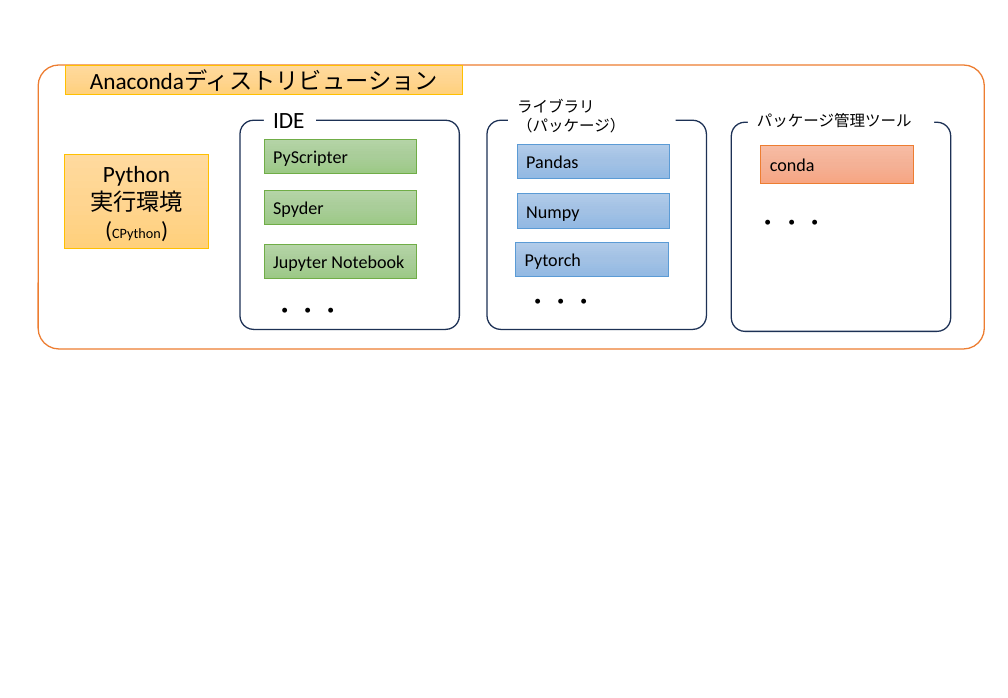
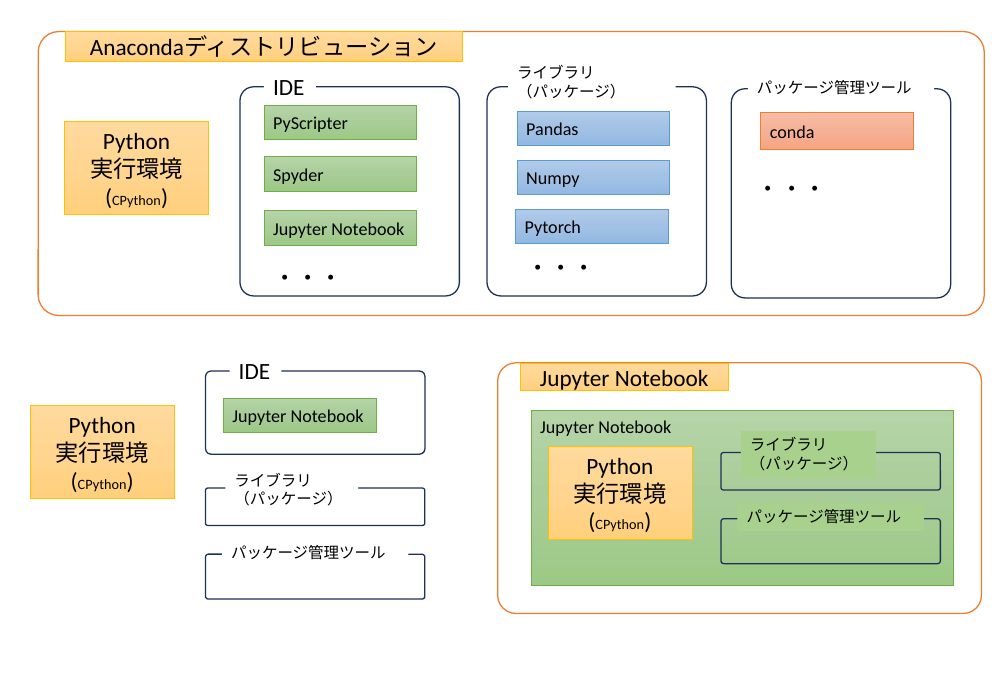
Before and after one commit to hoshimado/Qiita-notes, a slide deck: slide 4 of qiita-python-anaconda-jupyternotebook/resource/python-dev.pptx. Drawn at 1008x698 pixels with LibreOffice and Linux fonts; fonts in the diff are those of the drawing. Boxes give left, top, right and bottom in pixels: in the first picture for what was removed or moved away, otherwise in the second. Text is boxed around its words. In the diff, an @@ line names an element or a change of style, - is before the commit and + after.

```diff
--- a/qiita-python-anaconda-jupyternotebook/resource/python-dev.pptx
+++ b/qiita-python-anaconda-jupyternotebook/resource/python-dev.pptx
@@ 10 rectangles, 5 texts, 4 rounded rectangles moved together from (x1=38, y1=65, x2=985, y2=349) to (x1=38, y1=32, x2=985, y2=316) @@
@@ rounded rectangle added at (x1=206, y1=371, x2=425, y2=454), outline #1E3256 1 pt @@
@@ text added at (x1=239, y1=364, x2=270, y2=379), 18 pt, text #000000 @@
+IDE
@@ rounded rectangle added at (x1=498, y1=363, x2=982, y2=613), outline #ED7D31 1 pt @@
@@ rectangle added at (x1=520, y1=363, x2=729, y2=390), fill gradient #FFDB9E to #FFD590 to #FFD07C, outline #FFC000 0.5 pt, 18 pt, text #000000 @@
+Jupyter Notebook
@@ rectangle added at (x1=30, y1=406, x2=174, y2=499), fill gradient #FFDB9E to #FFD590 to #FFD07C, outline #FFC000 0.5 pt, 18 pt, text #000000 @@
+Python
+実行環境
+(CPython)
@@ rectangle added at (x1=223, y1=398, x2=376, y2=433), fill gradient #B5D5A7 to #AACE9A to #9CC987, outline #70AD47 0.5 pt, 14 pt, text #000000 @@
+Jupyter Notebook
@@ rectangle added at (x1=531, y1=410, x2=955, y2=585), fill gradient #B5D5A7 to #AACE9A to #9CC987, outline #70AD47 0.5 pt, 14 pt, text #000000 @@
+Jupyter Notebook
@@ rectangle added at (x1=548, y1=446, x2=692, y2=539), fill gradient #FFDB9E to #FFD590 to #FFD07C, outline #FFC000 0.5 pt, 18 pt, text #000000 @@
+Python
+実行環境
+(CPython)
@@ rectangle added at (x1=741, y1=431, x2=876, y2=477), fill #A9D18E, 12 pt, text #000000 @@
+ライブラリ
+（パッケージ）
@@ text added at (x1=234, y1=473, x2=342, y2=506), 12 pt, text #000000 @@
+ライブラリ
+（パッケージ）
@@ rounded rectangle added at (x1=721, y1=452, x2=941, y2=490), outline #1E3256 1 pt @@
@@ rounded rectangle added at (x1=206, y1=488, x2=425, y2=525), outline #1E3256 1 pt @@
@@ rectangle added at (x1=738, y1=503, x2=924, y2=531), fill #A9D18E, 12 pt, text #000000 @@
+パッケージ管理ツール
@@ rounded rectangle added at (x1=721, y1=518, x2=941, y2=563), outline #1E3256 1 pt @@
@@ rounded rectangle added at (x1=206, y1=554, x2=425, y2=598), outline #1E3256 1 pt @@
@@ text added at (x1=231, y1=545, x2=386, y2=560), 12 pt, text #000000 @@
+パッケージ管理ツール
```
Also in this commit, not shown: 1 slide added, 2 other files.
